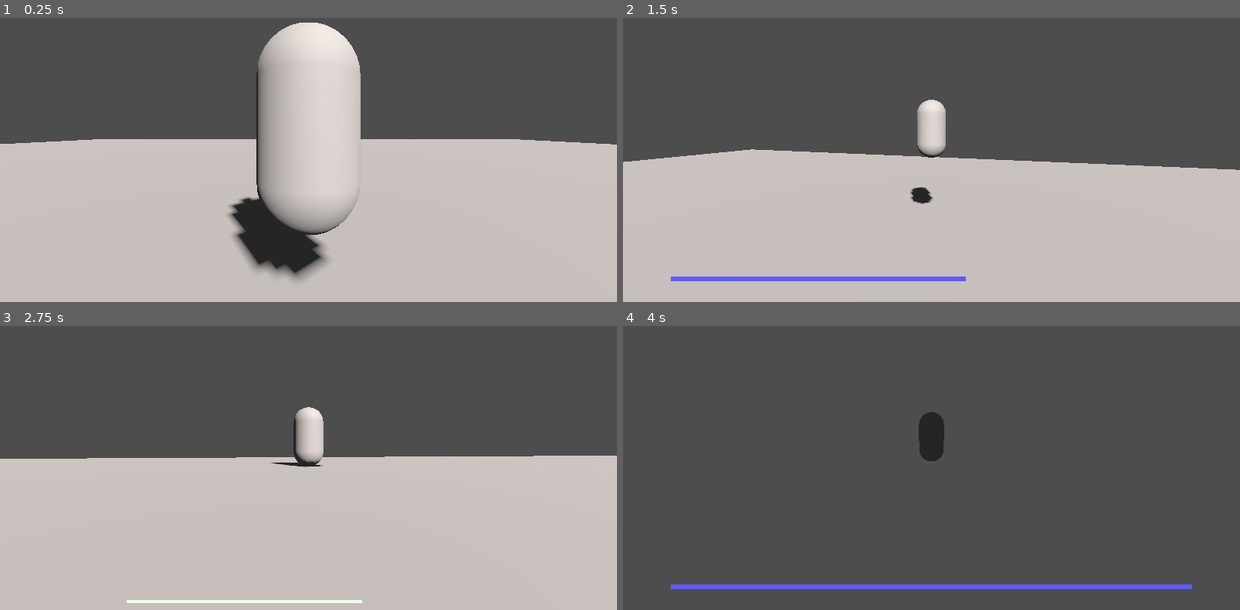
Above: before the commit, frames 1-4 (two rows, left to right).
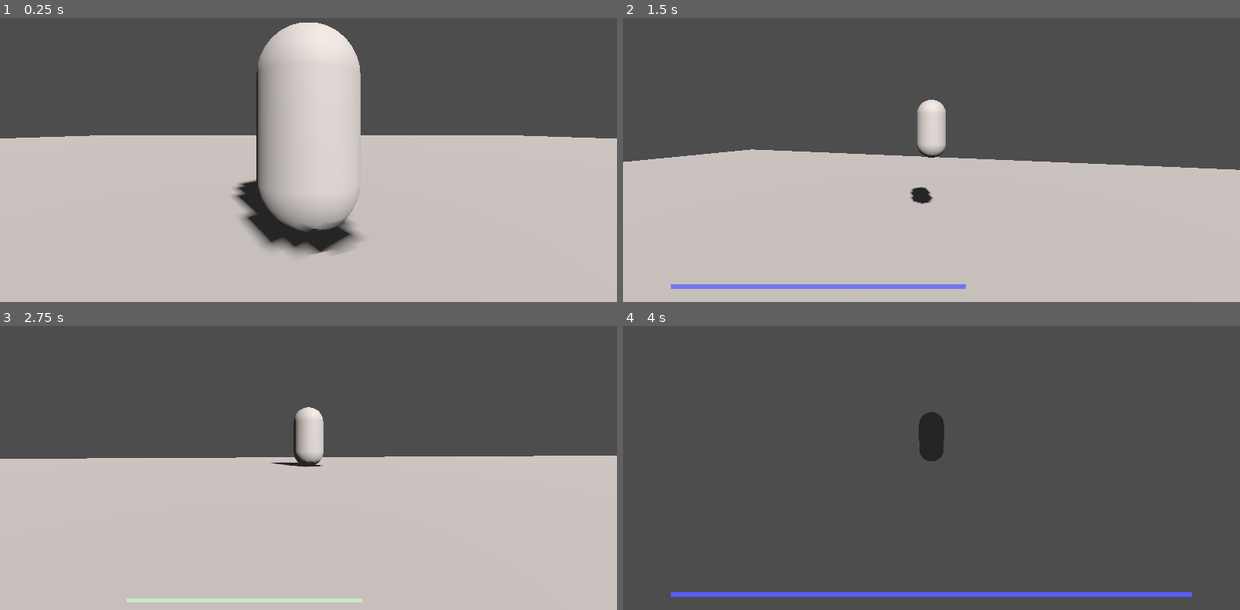
Above: after the commit, the same moments.

Repository: Into-The-Maze/arkanyx-nv
Game: Godot game, scene res://Scenes/world.tscn
The game is run twice, just before and just after one commit, with the same random seed, the same clock (stepped at 60 frames per second) and the same inputs.
Inputs (mouse positions are in pixels of both pictures, inside the frame that each line leads up to):
- Up to frame 1 (0.25 s): no input
- Up to frame 2 (1.5 s): move the mouse to (962, 128) at 0.52 s; hold Space (jump) 0.53-1.28 s; hold W (move_forward) from 0.53 s (still down); right-click (962, 128) at 0.6 s; move the mouse to (900, 128) at 1.27 s; tap Space (jump) at 1.35 s
- Up to frame 3 (2.75 s): keep holding W (move_forward); tap Space (jump) at 1.52, 1.82 s; right-click (277, 436) at 1.55 s; move the mouse to (320, 431) at 2.02 s; hold Space (jump) from 2.03 s (still down); right-click (320, 431) at 2.1 s
- Up to frame 4 (4 s): keep holding W (move_forward); move the mouse to (925, 442) at 2.77 s; release Space (jump) at 2.78 s; tap Shift (sprint) at 2.85 s; tap Space (jump) at 3.02, 3.32 s; right-click (925, 442) at 3.05 s; move the mouse to (974, 439) at 3.52 s; hold Space (jump) from 3.53 s (still down); right-click (974, 439) at 3.6 s

The runs differ from the first frame. In frame 1, 4.1% of the frame differs, in the area x 0-100%, y 41-93%; in frame 2, 1.6%; in frame 3, 0.6%; in frame 4, 2.8%.

Commit message:
wall holding + dodging
also some simple scripts for the UI progress bars, just for more intuitive visuals

Diff:
--- a/Scenes/character.tscn
+++ b/Scenes/character.tscn
@@ -1,8 +1,10 @@
-[gd_scene load_steps=10 format=3 uid="uid://dp5s7rhrwuaa4"]
+[gd_scene load_steps=13 format=3 uid="uid://dp5s7rhrwuaa4"]
 
 [ext_resource type="Script" path="res://Scripts/Player/movement.gd" id="1_8xy7i"]
 [ext_resource type="Script" path="res://Scripts/Player/springarm.gd" id="1_phgx6"]
 [ext_resource type="Script" path="res://Scripts/Player/camera_interpolation.gd" id="2_6se4h"]
+[ext_resource type="Script" path="res://Scripts/UI/cooldown_bar.gd" id="4_bfcjk"]
+[ext_resource type="Script" path="res://Scripts/UI/charge_bar.gd" id="4_oncit"]
 
 [sub_resource type="CapsuleShape3D" id="CapsuleShape3D_o4w3w"]
 radius = 0.45
@@ -16,10 +18,13 @@
 [sub_resource type="StyleBoxEmpty" id="StyleBoxEmpty_o1qbe"]
 
 [sub_resource type="StyleBoxFlat" id="StyleBoxFlat_qu1h3"]
-bg_color = Color(0.92, 1, 0.92, 1)
+bg_color = Color(0, 1, 0, 1)
 
 [sub_resource type="StyleBoxFlat" id="StyleBoxFlat_m25ah"]
-bg_color = Color(0.36, 0.36, 1, 1)
+bg_color = Color(0.360784, 0.360784, 1, 1)
+
+[sub_resource type="StyleBoxFlat" id="StyleBoxFlat_o631p"]
+bg_color = Color(1, 0, 0, 1)
 
 [node name="Character" type="CharacterBody3D"]
 transform = Transform3D(1, -0.00013557, -0.000448593, 0.000135891, 1, 0.000673232, 0.000448496, -0.000673297, 1, 0.000416755, 1, 0.00564385)
@@ -60,15 +65,16 @@
 anchor_right = 0.5
 anchor_bottom = 1.0
 offset_left = -339.0
-offset_top = -19.0
+offset_top = -21.0
 offset_right = 339.0
-offset_bottom = -13.0
+offset_bottom = -15.0
 grow_horizontal = 2
 grow_vertical = 0
 theme_override_styles/background = SubResource("StyleBoxEmpty_o1qbe")
 theme_override_styles/fill = SubResource("StyleBoxFlat_qu1h3")
 value = 50.0
 show_percentage = false
+script = ExtResource("4_oncit")
 
 [node name="DodgeCooldownBar" type="ProgressBar" parent="CanvasLayer"]
 anchors_preset = 7
@@ -77,12 +83,30 @@
 anchor_right = 0.5
 anchor_bottom = 1.0
 offset_left = -487.0
-offset_top = -48.0
+offset_top = -33.0
 offset_right = 486.0
-offset_bottom = -39.0
+offset_bottom = -24.0
 grow_horizontal = 2
 grow_vertical = 0
 theme_override_styles/background = SubResource("StyleBoxEmpty_o1qbe")
 theme_override_styles/fill = SubResource("StyleBoxFlat_m25ah")
 value = 50.0
 show_percentage = false
+script = ExtResource("4_bfcjk")
+
+[node name="WallHoldBar" type="ProgressBar" parent="CanvasLayer"]
+anchors_preset = 7
+anchor_left = 0.5
+anchor_top = 1.0
+anchor_right = 0.5
+anchor_bottom = 1.0
+offset_left = -339.0
+offset_top = -13.0
+offset_right = 338.0
+offset_bottom = -7.0
+grow_horizontal = 2
+grow_vertical = 0
+theme_override_styles/background = SubResource("StyleBoxEmpty_o1qbe")
+theme_override_styles/fill = SubResource("StyleBoxFlat_o631p")
+value = 50.0
+show_percentage = false
--- a/Scripts/Player/movement.gd
+++ b/Scripts/Player/movement.gd
@@ -20,18 +20,25 @@
 @export var dodge_penalty_slowdown_duration: float = 0.5
 @export var air_dodge_reduction_multiplier: float = 0.7
 
+# WALL HOLDING PARAMETERS
+@export var max_wall_hold_time: float = 1.0
+
 # REFERENCES
 @onready var camera: Camera3D = $Pivot/Camera
 @onready var jump_charge_bar: ProgressBar = $CanvasLayer/JumpChargeBar
 @onready var dodge_cooldown_bar: ProgressBar = $CanvasLayer/DodgeCooldownBar
+@onready var wall_hold_bar: ProgressBar = $CanvasLayer/WallHoldBar
 
 var jump_charge_timer: float = 0.0
 var dodge_cooldown_timer: float = 0.0
 var dodge_penalty_timer: float = 0.0
+var wall_hold_timer: float = 0.0
 var is_jumping: bool = false
 var is_sprinting: bool = false
 var is_dodging: bool = false
-var is_wall_jumping: bool = false
+var is_air_dodging: bool = false
+var is_wall_holding: bool = false
+var is_wall_dodging: bool = false
 
 func _ready() -> void:
 	pass
@@ -41,15 +48,31 @@
 		jump_charge_bar.value = max(0, ((jump_charge_timer - jump_deadzone) / (jump_charge_max_time - jump_deadzone) * jump_charge_bar.max_value))
 	if dodge_cooldown_bar:
 		dodge_cooldown_bar.value = max(0, (dodge_cooldown_timer / dodge_cooldown) * dodge_cooldown_bar.max_value)
+	if wall_hold_bar:
+		if is_wall_holding:
+			wall_hold_bar.value = max(0, (1 - (wall_hold_timer / max_wall_hold_time)) * wall_hold_bar.max_value)
+		else:
+			wall_hold_bar.value = 0
 
 func _physics_process(delta: float) -> void:
 
 	# Adjust timers and flags
 	if is_dodging:
 		is_dodging = !is_on_floor()
+	if is_air_dodging:
+		is_air_dodging = !is_on_floor()
 	if not is_dodging:
 		dodge_cooldown_timer = max(dodge_cooldown_timer - delta, 0)
 		dodge_penalty_timer = max(dodge_penalty_timer - delta, 0)
+	if is_wall_holding:
+		wall_hold_timer = min(wall_hold_timer + delta, max_wall_hold_time)
+	if wall_hold_timer >= max_wall_hold_time:
+		is_wall_holding = false
+	if is_on_floor() && not is_wall_holding:
+		wall_hold_timer = 0
+	if is_wall_dodging:
+		is_wall_dodging = !is_on_floor()
+		is_wall_holding = false
 
 	# MOVING
 	var adjusted_max_speed = max_speed
@@ -83,15 +106,15 @@
 	current_velocity.z = horizontal_velocity.z
 
 	# GRAVITY
-	if not is_on_floor():
+	if not is_on_floor() && not is_wall_holding:
 		current_velocity.y -= gravity * delta
-		if is_jumping && current_velocity.y < 0:
+		if current_velocity.y < 0:
 			current_velocity.y -= gravity * delta
 	else:
 		current_velocity.y = 0
 
 	# JUMPING
-	if is_on_floor():
+	if is_on_floor() && not is_wall_holding:
 		is_jumping = false
 		if Input.is_action_pressed("jump"):
 			jump_charge_timer = min(jump_charge_timer + delta, jump_charge_max_time + jump_deadzone)
@@ -119,8 +142,15 @@
 		else:
 			jump_charge_timer = 0.0
 
+	# WALL HOLDING
+	if is_on_wall() && not is_on_floor() && Input.is_action_pressed("jump") && not is_wall_dodging && (wall_hold_timer < max_wall_hold_time):
+		is_wall_holding = true
+		current_velocity = Vector3.ZERO
+	else:
+		is_wall_holding = false
+
 	# DODGING
-	if Input.is_action_just_pressed("dodge") && dodge_cooldown_timer <= 0:
+	if Input.is_action_just_pressed("dodge") && dodge_cooldown_timer <= 0 && not is_wall_dodging:
 		if direction == Vector3.ZERO:
 			var current_horizontal = Vector3(current_velocity.x, 0, current_velocity.z)
 			if current_horizontal.length() > 0:
@@ -129,8 +159,14 @@
 				direction = (-camera.global_transform.basis.z).normalized()
 		horizontal_velocity = direction * max_speed * dodge_speed_multiplier
 		# AIR DODGING
-		if not is_on_floor():
+		if not is_on_floor() && not is_wall_holding:
 			horizontal_velocity *= air_dodge_reduction_multiplier
+			is_air_dodging = true
+		# WALL DODGING
+		if is_wall_holding:
+			is_wall_dodging = true
+			var jump_speed = sqrt(2 * gravity * (max_jump_height))
+			current_velocity.y = jump_speed
 		current_velocity.x = horizontal_velocity.x
 		current_velocity.z = horizontal_velocity.z
 		is_dodging = true
--- /dev/null
+++ b/Scripts/UI/charge_bar.gd
@@ -0,0 +1,16 @@
+extends ProgressBar
+
+var fill_stylebox
+
+func _ready() -> void:
+	fill_stylebox = self.get_theme_stylebox("fill")
+
+func _process(delta: float) -> void:
+	modulate.a = max(0.1, value/max_value)
+	if fill_stylebox is StyleBoxFlat:
+		var style = fill_stylebox as StyleBoxFlat
+		var hsv = style.bg_color
+		hsv.s = 0.2
+		if abs(max_value - value) < 0.001:
+			hsv.s = 1
+		style.bg_color = Color.from_hsv(hsv.h, hsv.s, hsv.v, hsv.a)
--- /dev/null
+++ b/Scripts/UI/cooldown_bar.gd
@@ -0,0 +1,7 @@
+extends ProgressBar
+
+func _ready() -> void:
+	pass
+
+func _process(delta: float) -> void:
+	modulate.a = max(0.1, pow(value/max_value, 0.5))
